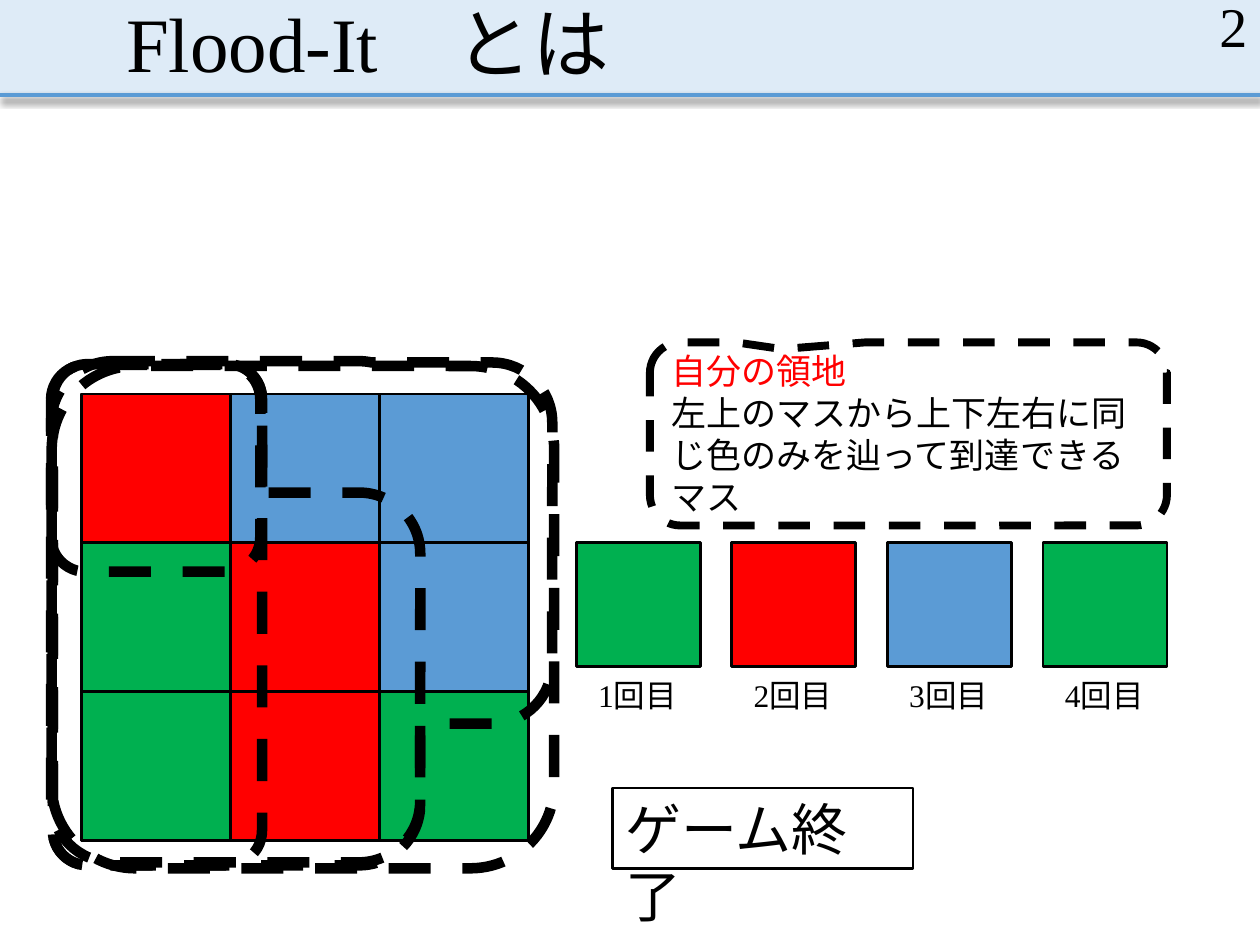
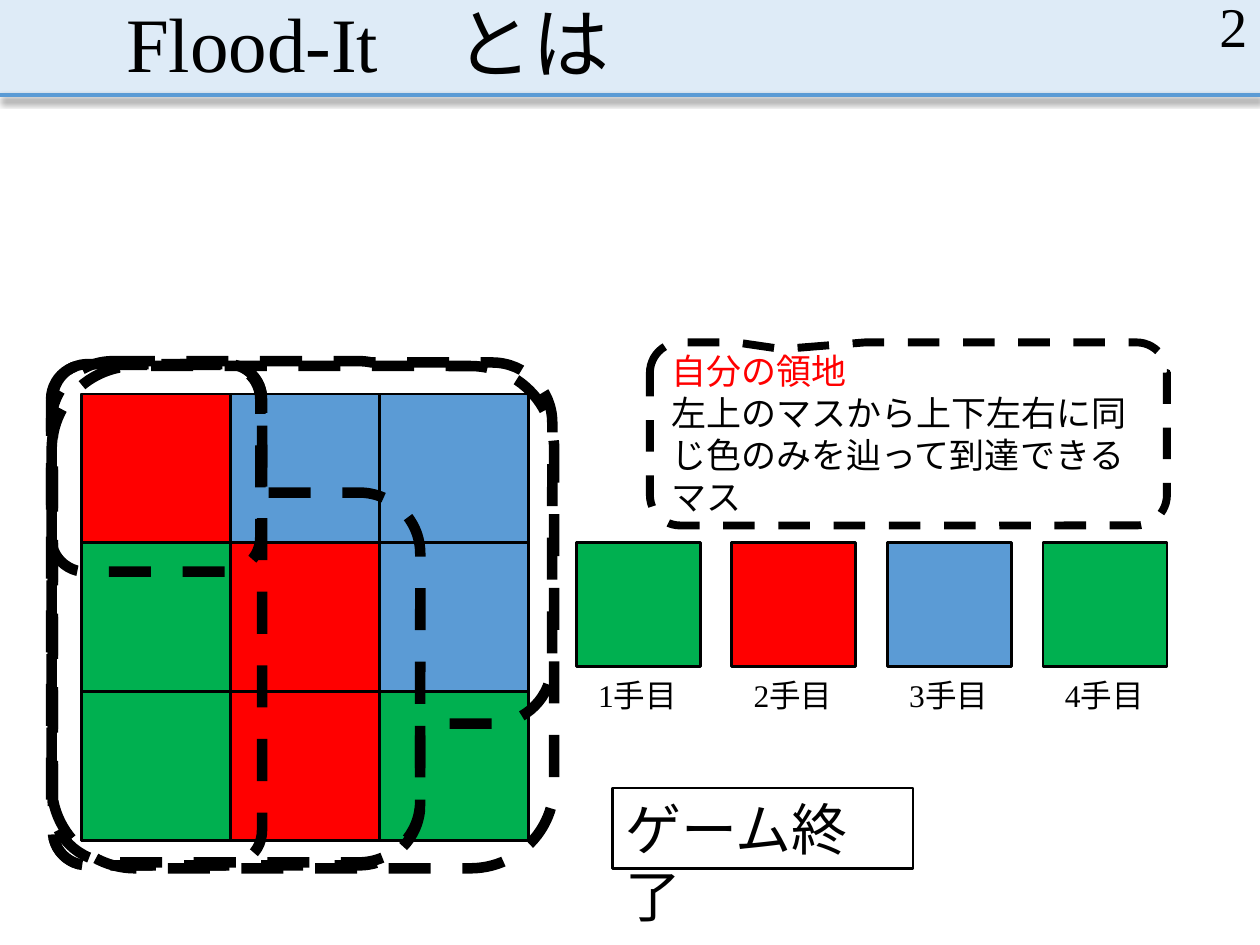
Before and after one commit to MasayaOda/SR, a slide deck: slide 2 of 181210oda.pptx. Drawn at 1260x945 pixels with LibreOffice and Linux fonts; fonts in the diff are those of the drawing; grey boxes stand for pictures. Boxes give left, top, right and bottom in pixels: in the first picture for what was removed or moved away, otherwise in the second. Text is boxed around its words. In the diff, an @@ line names an element or a change of style, - is before the commit and + after.

```diff
--- a/181210oda.pptx
+++ b/181210oda.pptx
@@ text at bbox=[598, 683, 677, 710]: text changed @@
-1回目
+1手目
@@ text at bbox=[754, 683, 833, 710]: text changed @@
-2回目
+2手目
@@ text at bbox=[909, 683, 988, 710]: text changed @@
-3回目
+3手目
@@ text at bbox=[1065, 683, 1144, 710]: text changed @@
-4回目
+4手目
```
Also in this commit, not shown: 2 other slides changed.
